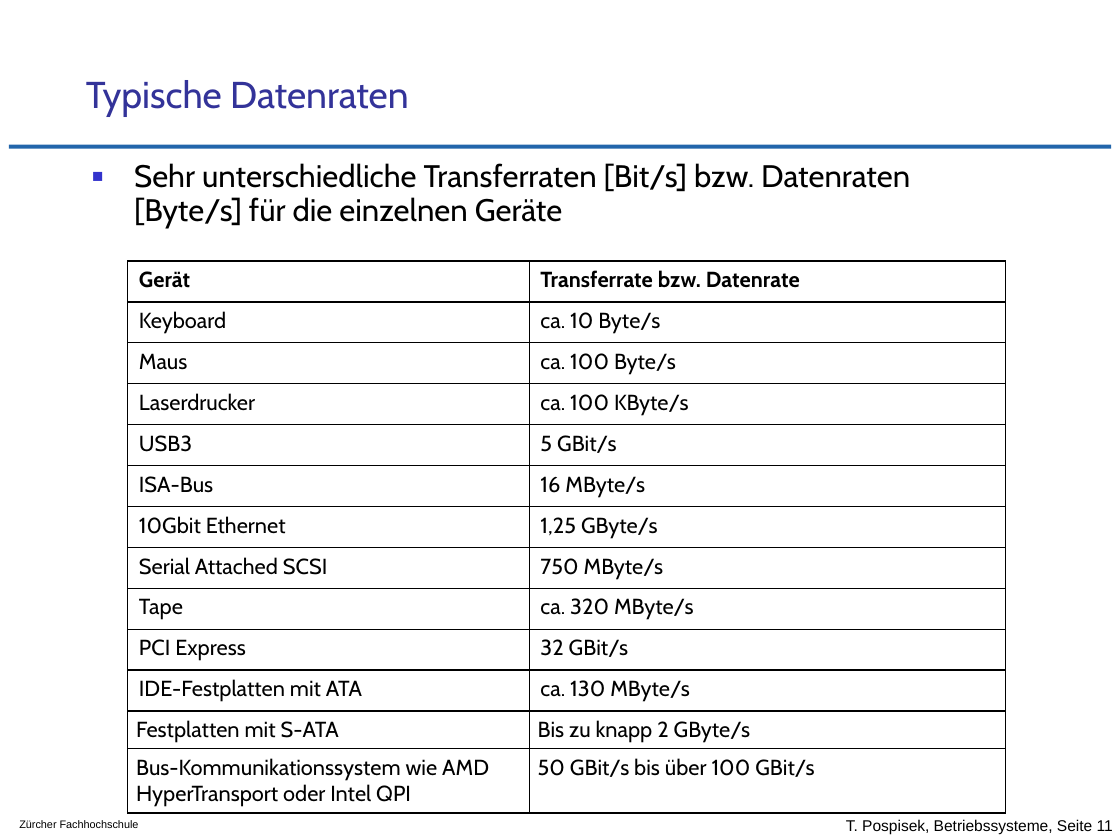
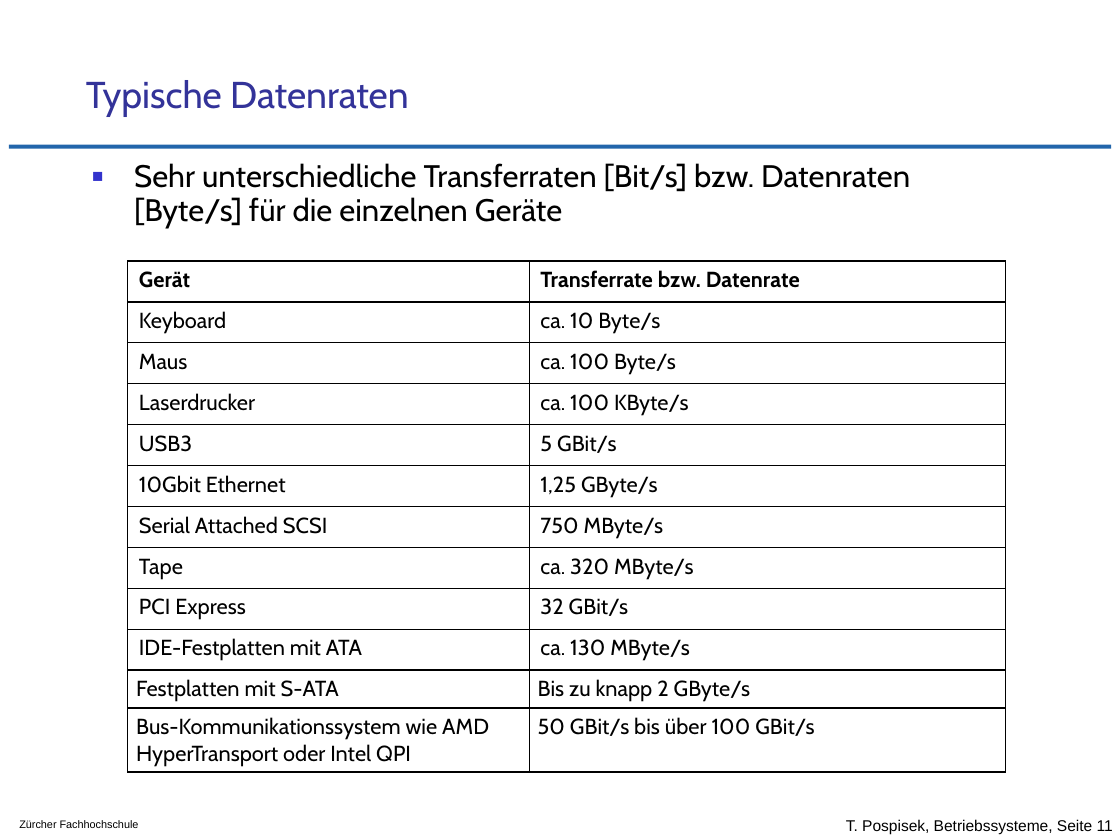
Before and after one commit to tpo/betriebssysteme, a slide deck: slide 11 of 12_Geraete_und_Dateiverwaltung.odp. Drawn at 1120x840 pixels with LibreOffice and Linux fonts; fonts in the diff are those of the drawing; background and template pictures are left out. Boxes give left, top, right and bottom in pixels: in the first picture for what was removed or moved away, otherwise in the second. Text is boxed around its words. In the diff, an @@ line names an element or a change of style, - is before the commit and + after.

```diff
--- a/12_Geraete_und_Dateiverwaltung.odp
+++ b/12_Geraete_und_Dateiverwaltung.odp
@@ table at [128,261,1006,770] @@
-row 6: ISA-Bus | 16 MByte/s
```
Also in this commit, not shown: 6 other slides changed.
